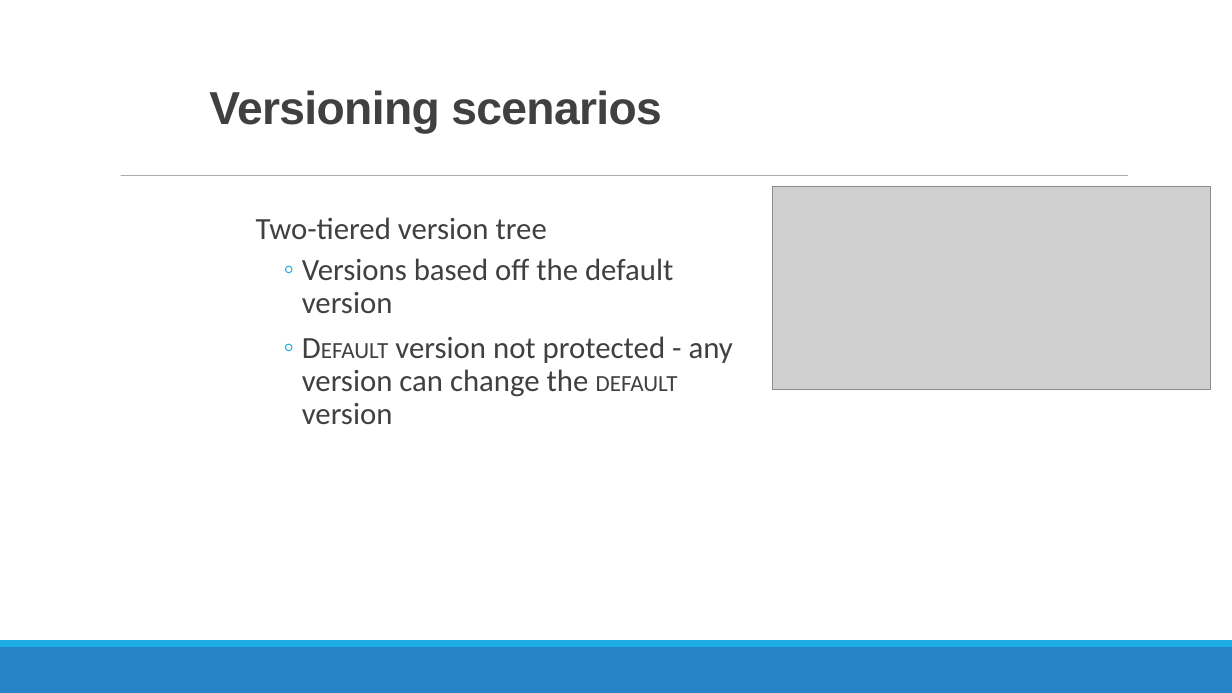
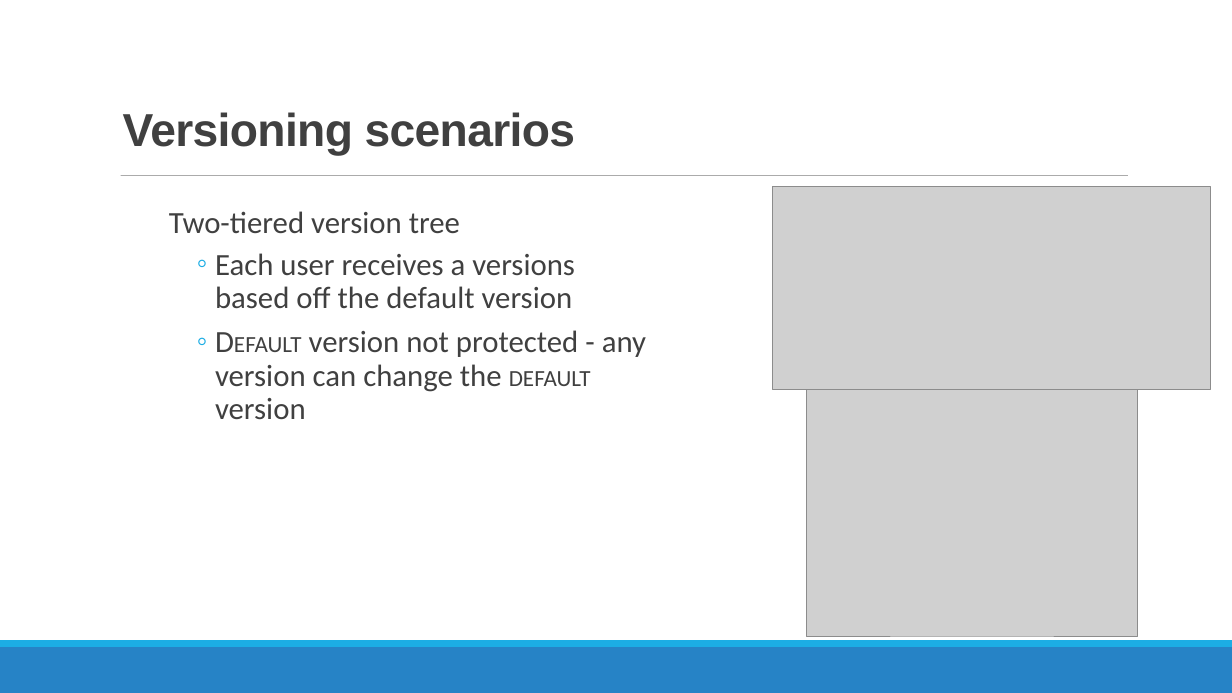
Before and after one commit to MGIS-UMN/GIS5577_week9, a slide deck: slide 19 of Database_Administration.odp (slide 17 before the commit). Drawn at 1232x693 pixels with LibreOffice and Linux fonts; fonts in the diff are those of the drawing; grey boxes stand for pictures. Boxes give left, top, right and bottom in pixels: in the first picture for what was removed or moved away, otherwise in the second. Text is boxed around its words. In the diff, an @@ line names an element or a change of style, - is before the commit and + after.

```diff
--- a/Database_Administration.odp
+++ b/Database_Administration.odp
@@ title "Versioning scenarios": place and size @@
-title "Versioning scenarios" at (209,90,662,134)
+title "Versioning scenarios" at (123,112,576,156)
@@ text "Two-tiered version tree": place and size @@
-text "Two-tiered version tree" at (256,217,733,425)
+text "Two-tiered version tree" at (169,211,646,419)
@@ text at (215,253,575,309): text changed @@
-  ◦ Versions based off the default version
+  ◦ Each user receives a versions based off the default version
@@ picture added at (807,389,1137,636) @@
```
Also in this commit, not shown: 7 other slides changed, 6 slides added, 2 slides removed, 1 other file.
